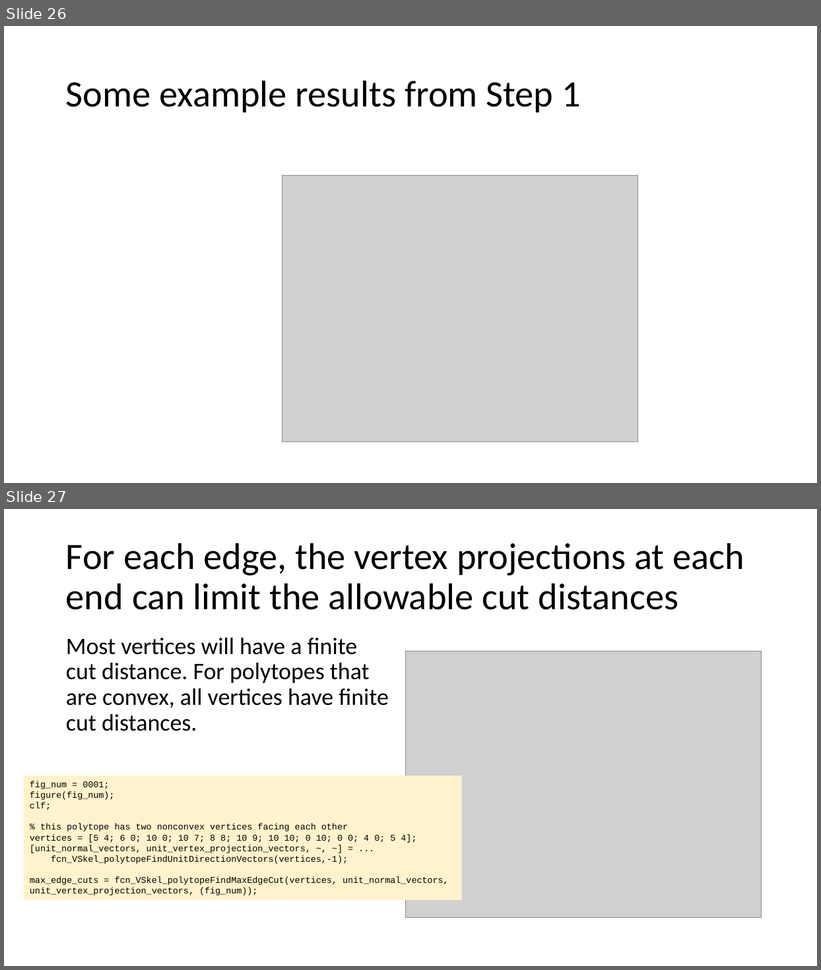
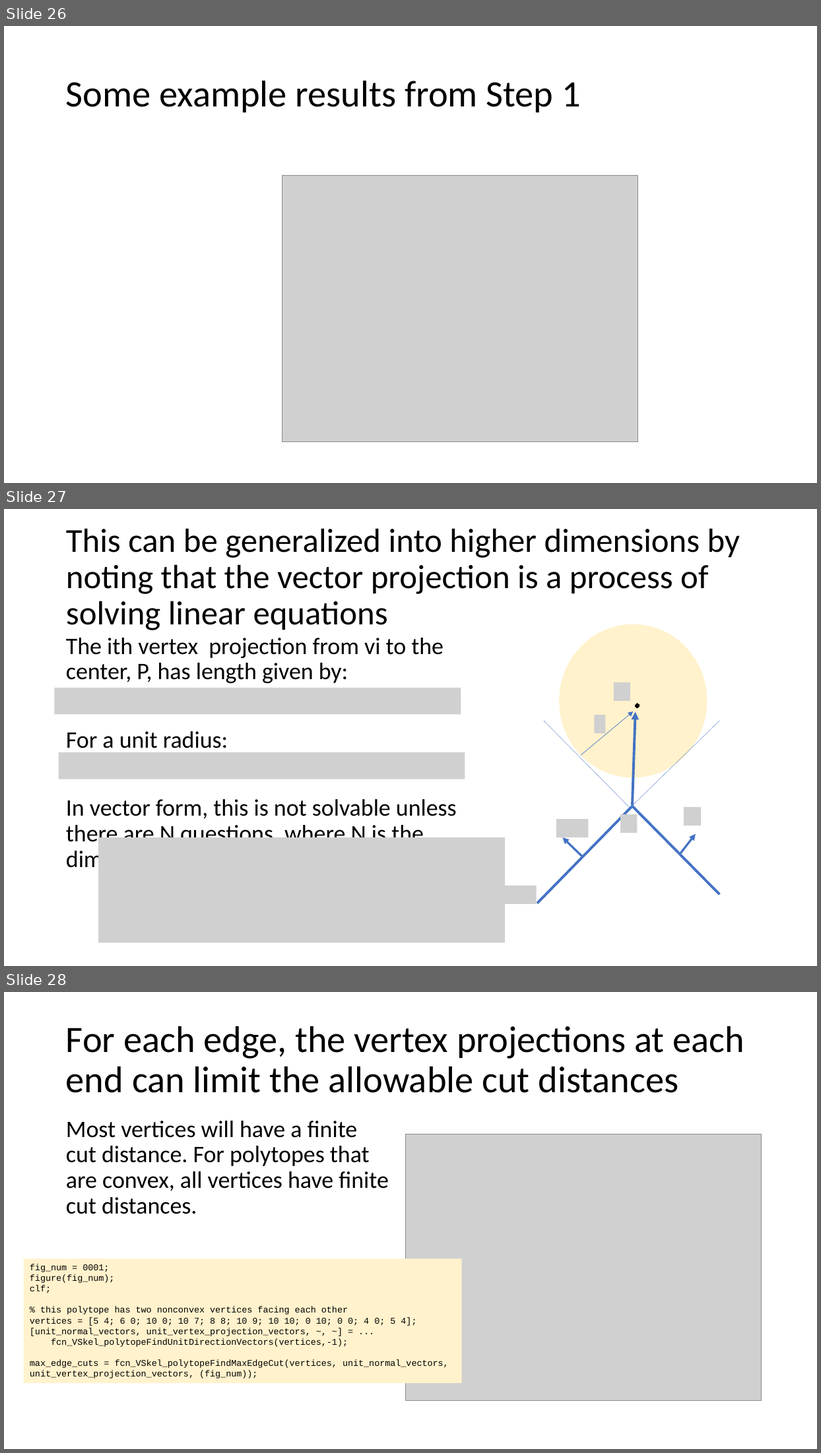
Before and after one commit to ivsg-psu/ivsg-psu-PathPlanning_MapTools_VertexSkeleton, a slide deck: Documents/VertexSkeletonClassLibrary.pptx. Shown one above the other, each under a label of ours: slides 26 and 27 before the commit, slides 26, 27 and 28 after it. The pictures are 821x970 and 821x1453 pixels, drawn with LibreOffice and Linux fonts; fonts in the diff are those of the drawing; grey boxes stand for pictures. Boxes give left, top, right and bottom in pixels: in the first picture for what was removed or moved away, otherwise in the second. Text is boxed around its words. In the diff, an @@ line names an element or a change of style, - is before the commit and + after.

Commit message:
FEAT: worked out rules for projection in 3D using linear algebra. Starting to pre this in fillStructureFromVertices

```diff
--- a/Documents/VertexSkeletonClassLibrary.pptx
+++ b/Documents/VertexSkeletonClassLibrary.pptx
@@ slide 27 added at bbox=[4, 509, 817, 966], background #FFFFFF @@
@@ title added at bbox=[66, 528, 740, 630], 39.6 pt, text #000000 @@
+This can be generalized into higher dimensions by noting that the vector projection is a process of solving linear equations
@@ ellipse added at bbox=[559, 625, 708, 778], fill #FFF2CC @@
@@ text added at bbox=[66, 638, 457, 873], 28 pt, text #000000 @@
+The ith vertex projection from vi to the center, P, has length given by:
+For a unit radius:
+In vector form, this is not solvable unless there are N questions, where N is the dimension.
@@ picture added at bbox=[614, 682, 630, 700] @@
@@ picture added at bbox=[55, 688, 461, 714] @@
@@ ellipse added at bbox=[636, 704, 639, 708], fill #000000, outline #000000 0.75 pt @@
@@ line added from (631, 809) to (544, 721), #4472C4 0.5 pt dashed @@
@@ arrow added from (581, 755) to (634, 712), #4472C4 0.5 pt @@
@@ picture added at bbox=[595, 715, 605, 733] @@
@@ arrow added from (632, 805) to (636, 712), #4472C4 3 pt @@
@@ line added from (633, 805) to (720, 721), #4472C4 0.5 pt dashed @@
@@ picture added at bbox=[58, 753, 465, 779] @@
@@ line added from (537, 904) to (632, 807), #4472C4 3 pt @@
@@ picture added at bbox=[556, 819, 589, 838] @@
@@ picture added at bbox=[620, 815, 637, 833] @@
@@ line added from (720, 894) to (632, 807), #4472C4 3 pt @@
@@ picture added at bbox=[684, 807, 701, 826] @@
@@ picture added at bbox=[98, 838, 506, 943] @@
@@ arrow added from (582, 857) to (563, 838), #4472C4 2.5 pt @@
@@ arrow added from (681, 854) to (696, 834), #4472C4 2.5 pt @@
@@ picture added at bbox=[506, 886, 537, 904] @@
@@ what was slide 27 is now slide 28 @@
```
Also in this commit, not shown: 2 other files.
